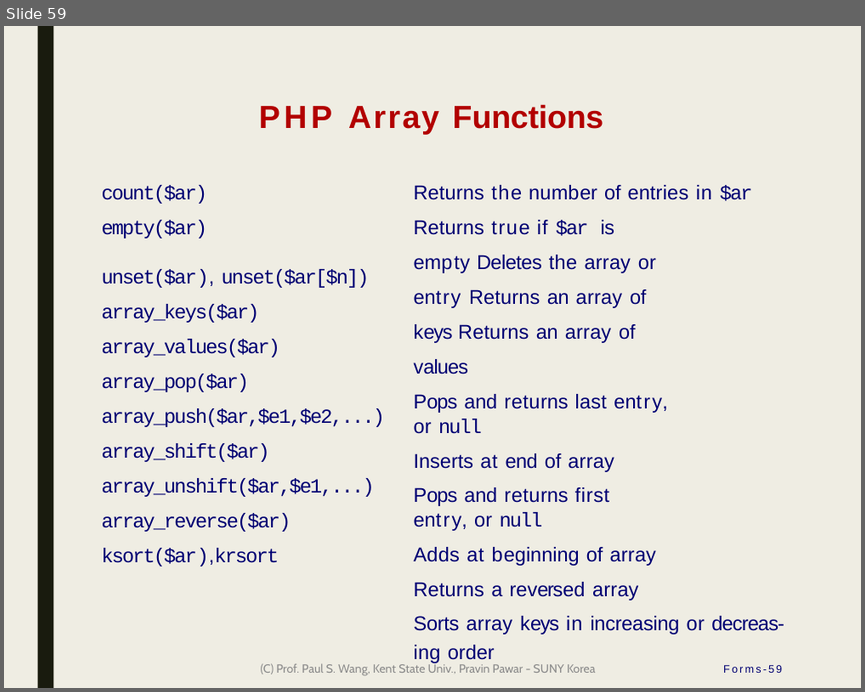
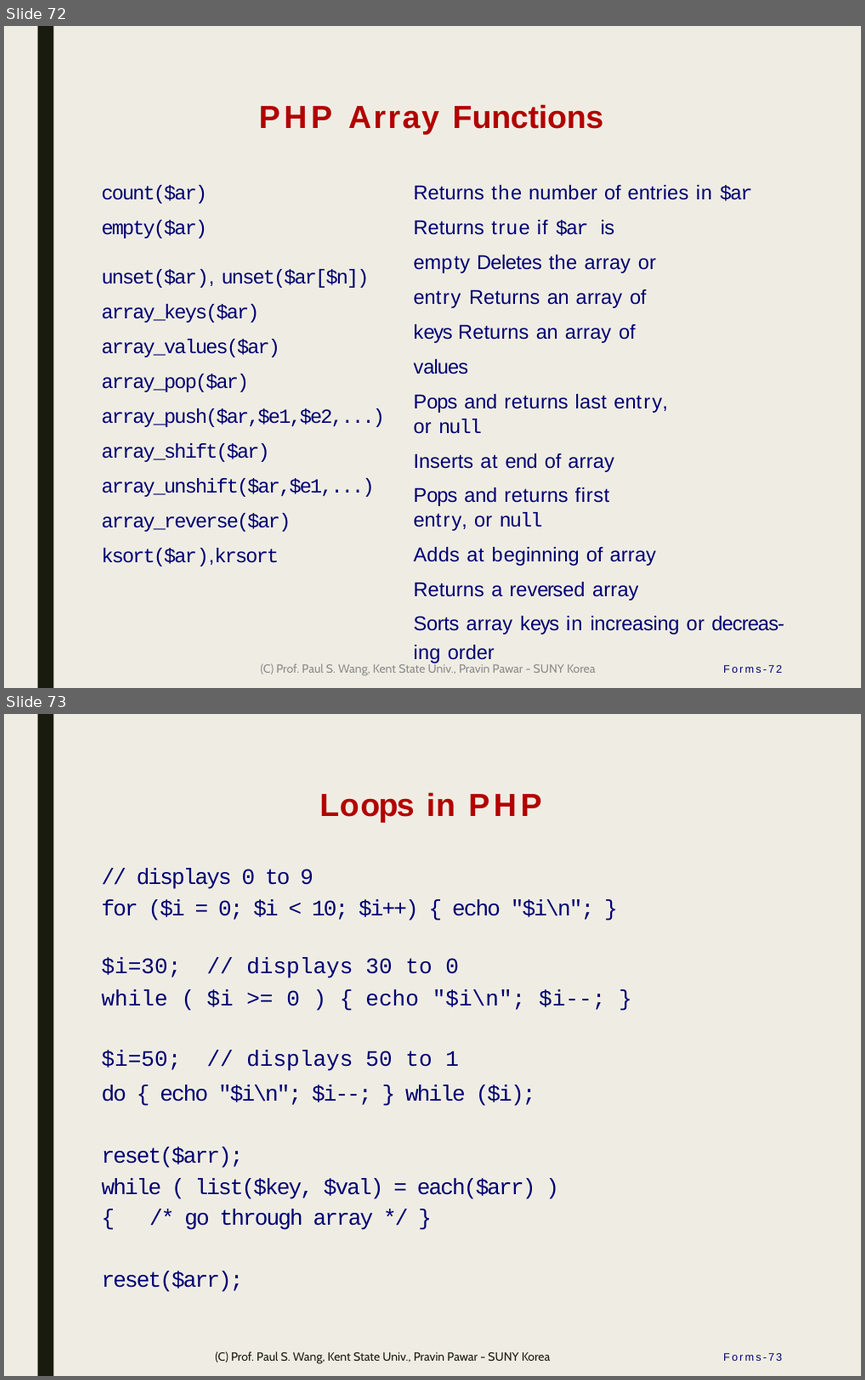
Before and after one commit to ppawar/ppawar.github.io, a slide deck: Fall2019/CSE102-F19/lectures/CSE102_Lec6 - Forms, PHP.pptx. Shown one above the other, each under a label of ours: slide 59 before the commit, slides 72 and 73 after it. The pictures are 865x692 and 865x1380 pixels, drawn with LibreOffice and Linux fonts; fonts in the diff are those of the drawing. Boxes give left, top, right and bottom in pixels: in the first picture for what was removed or moved away, otherwise in the second. Text is boxed around its words. In the diff, an @@ line names an element or a change of style, - is before the commit and + after.

```diff
--- a/Fall2019/CSE102-F19/lectures/CSE102_Lec6 - Forms, PHP.pptx
+++ b/Fall2019/CSE102-F19/lectures/CSE102_Lec6 - Forms, PHP.pptx
@@ slide 73 added at [4,714,861,1376], background #EFEDE3; not listed: 1 template element that a slide beside it also shows @@
@@ title added at [319,792,455,822], 29.5 pt, text #B20000, bold @@
+Loops in PHP
@@ text added at [102,869,594,921], 20.5 pt, text #000072 @@
+// displays 0 to 9
+for ($i = 0; $i < 10; $i++) { echo "$i\n"; }
@@ table added at [99,955,634,1082], 2 rows, 4 columns @@
+$i=30; | // | displays | 30 to 0
+while ( / $i=50; | $i / // | >= 0 ) { / displays | echo "$i\n"; $i--; } / 50 to 1
@@ text added at [102,1085,536,1292], 20.5 pt, text #000072 @@
+do { echo "$i\n"; $i--; } while ($i);
+reset($arr);
+while ( list($key, $val) = each($arr) )
+{ /* go through array */ }
+reset($arr);
@@ text added at [215,1352,551,1364], 11 pt, text #191B0E @@
+(C) Prof. Paul S. Wang, Kent State Univ., Pravin Pawar - SUNY Korea
@@ page number added at [723,1353,782,1361], 10 pt, text #000072 @@
+Forms-73
@@ what was slide 59 is now slide 72 @@
@@ page number at [723,665,782,673]: text changed @@
-Forms-59
+Forms-72
```
Also in this commit, not shown: 3 slides changed, 15 other slides added, 1 slide removed.
